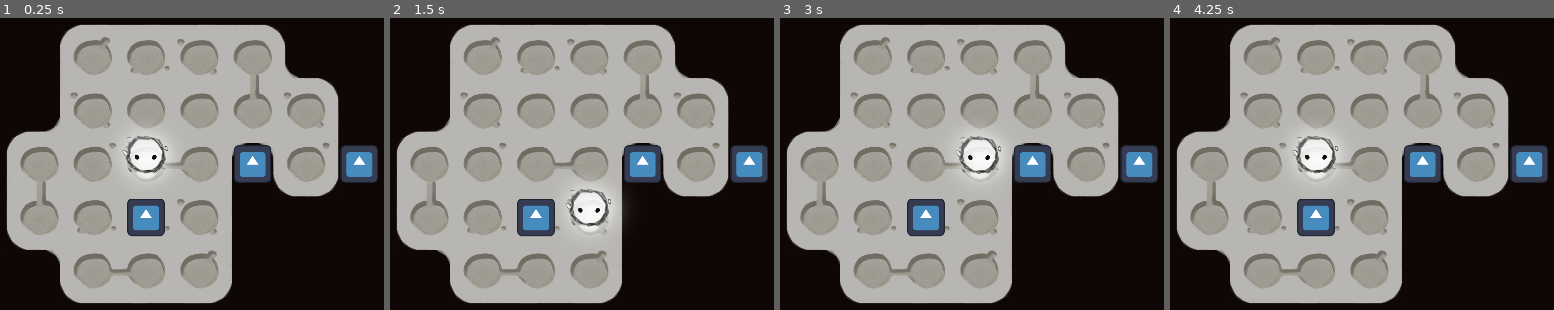
Above: before the commit, frames 1-4 (left to right).
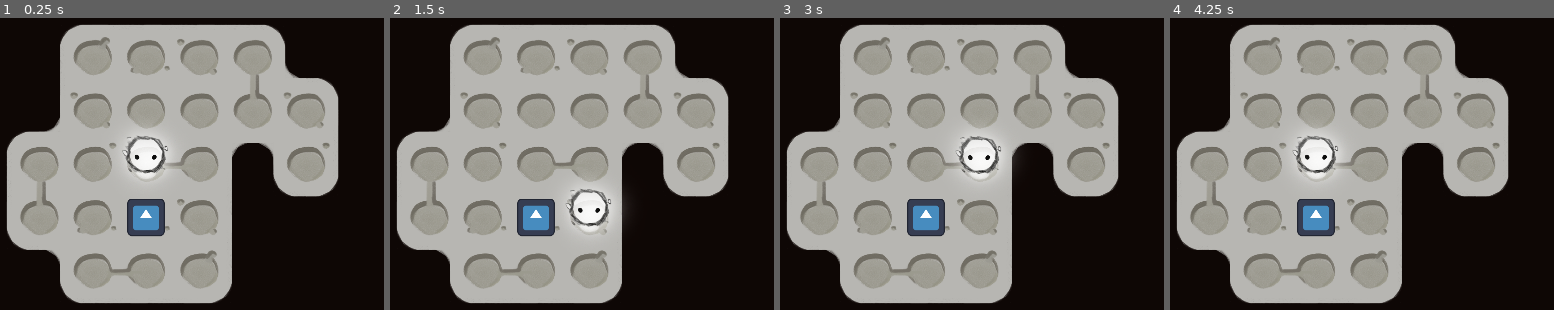
Above: after the commit, the same moments.

Repository: Lukko-Digital/brackeys-jam-2025-1
Game: Godot game, scene res://src/main.tscn
Two runs of this game, one before a commit and one after it. Both use one fixed random seed, a clock stepped at 60 frames per second and the inputs below. The engine's default icon, where the game draws it, is replaced by a stand-in: a white triangle on a blue panel in a dark square.
Inputs:
- Up to frame 1 (0.25 s): no input
- Up to frame 2 (1.5 s): tap Enter at 0.5 s; hold D (right) 0.53-1.28 s; tap Space at 1.25 s; hold S (down) from 1.28 s (still down)
- Up to frame 3 (3 s): tap Enter at 2 s; release S (down) at 2.03 s; hold D (right) 2.03-2.78 s; tap Space at 2.75 s; hold W (up) from 2.78 s (still down)
- Up to frame 4 (4.25 s): tap Enter at 3.5 s; release W (up) at 3.53 s; hold A (left) from 3.53 s (still down)

The runs differ from the first frame. In frame 1, 2.5% of the frame differs, in the area x 60-99%, y 43-57%; in frame 2, 2.5%; in frame 3, 2.5%; in frame 4, 2.5%.
Error after the commit: Trying to assign an array of type "Array" to a variable of type "Array[String]". (res://src/interactable_component.gd:21)

Commit message:
create interactable component, load dialogue

Diff:
--- a/project.godot
+++ b/project.godot
@@ -52,6 +52,7 @@
 
 2d_physics/layer_1="WALKABLE"
 2d_physics/layer_2="MOVEABLES"
+2d_physics/layer_3="INTERACTABLE"
 
 [rendering]
 
--- /dev/null
+++ b/src/interactable_component.gd
@@ -0,0 +1,23 @@
+extends Area2D
+class_name InteractableComponent
+
+@export_file("*.txt") var dialogue_file
+@export_multiline var dialogue_text: String
+
+var dialogue_lines: Array[String]
+
+func _ready() -> void:
+	load_dialogue()
+
+## Read dialogue from [dialogue_file]. If [dialogue_file] is empty, read from [dialogue_text]
+func load_dialogue():
+	var text = dialogue_text
+	if dialogue_file != "<null>":
+		text = FileAccess.open(
+			dialogue_file,
+			FileAccess.READ
+		).get_as_text()
+
+	dialogue_lines = Array(text.strip_edges().split("\n")).filter(
+		func(line): if line == "": return false else: return true
+	)
--- /dev/null
+++ b/src/interactable_component.tscn
@@ -0,0 +1,15 @@
+[gd_scene load_steps=3 format=3 uid="uid://b5u657gc8khdl"]
+
+[ext_resource type="Script" path="res://src/interactable_component.gd" id="1_ir0u0"]
+
+[sub_resource type="RectangleShape2D" id="RectangleShape2D_05d3p"]
+size = Vector2(256, 256)
+
+[node name="InteractableComponent" type="Area2D"]
+collision_layer = 4
+collision_mask = 0
+script = ExtResource("1_ir0u0")
+dialogue_file = "<null>"
+
+[node name="CollisionShape2D" type="CollisionShape2D" parent="."]
+shape = SubResource("RectangleShape2D_05d3p")
--- a/src/main.tscn
+++ b/src/main.tscn
@@ -1,9 +1,10 @@
-[gd_scene load_steps=7 format=4 uid="uid://v2ewo3rlxyb0"]
+[gd_scene load_steps=8 format=4 uid="uid://v2ewo3rlxyb0"]
 
 [ext_resource type="PackedScene" uid="uid://jqd3vdbka4dr" path="res://src/player.tscn" id="1_x5b67"]
 [ext_resource type="Texture2D" uid="uid://p66eqnj8av28" path="res://assets/environment/floor-tileset.png" id="3_ewewc"]
 [ext_resource type="TileSet" uid="uid://b76syh2ohmwnl" path="res://src/tilesets/walkable_tileset.tres" id="3_xhxkg"]
 [ext_resource type="PackedScene" uid="uid://cww6s3tekv80" path="res://src/variable.tscn" id="4_0ltic"]
+[ext_resource type="PackedScene" uid="uid://b5u657gc8khdl" path="res://src/interactable_component.tscn" id="5_4k02u"]
 
 [sub_resource type="TileSetAtlasSource" id="TileSetAtlasSource_40t2f"]
 texture = ExtResource("3_ewewc")
@@ -49,11 +50,10 @@
 [node name="Player" parent="." instance=ExtResource("1_x5b67")]
 collision_layer = 1
 
-[node name="Variable" parent="." instance=ExtResource("4_0ltic")]
-position = Vector2(512, 0)
-
 [node name="Variable2" parent="." instance=ExtResource("4_0ltic")]
 position = Vector2(0, 256)
 
-[node name="Variable3" parent="." instance=ExtResource("4_0ltic")]
-position = Vector2(1024, 0)
+[node name="InteractableComponent" parent="Variable2" instance=ExtResource("5_4k02u")]
+dialogue_text = "the weather outside is rizzy
+
+but the fire is so skibidi"
Not shown, added: dialogue/test.txt
